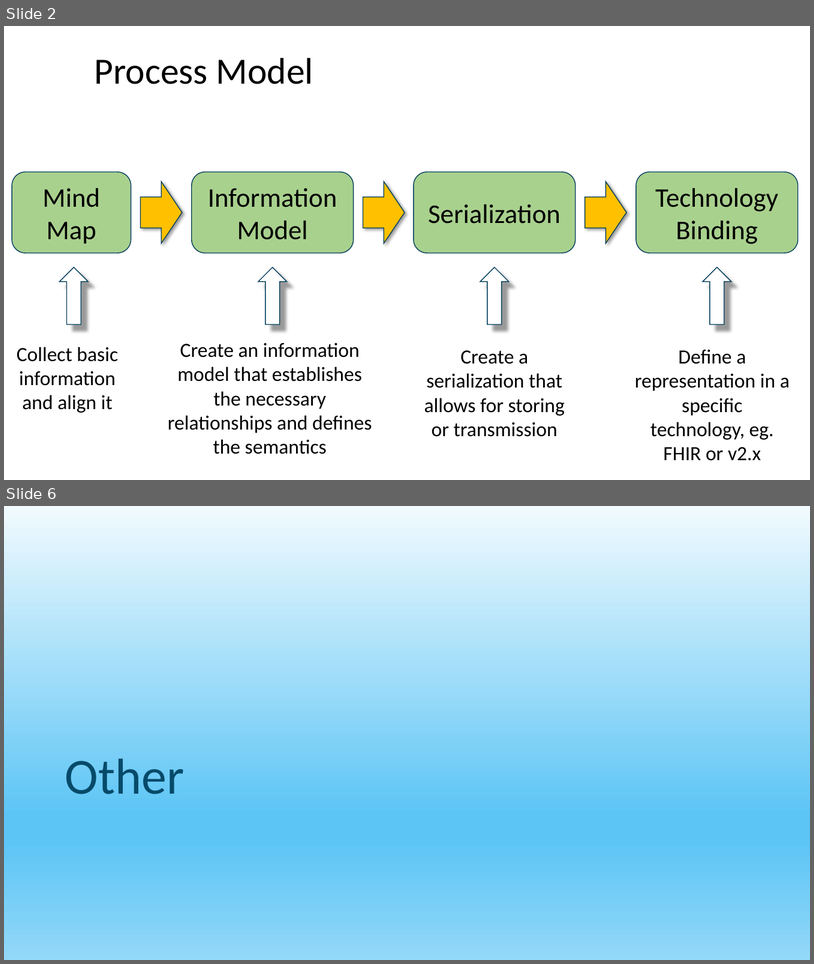
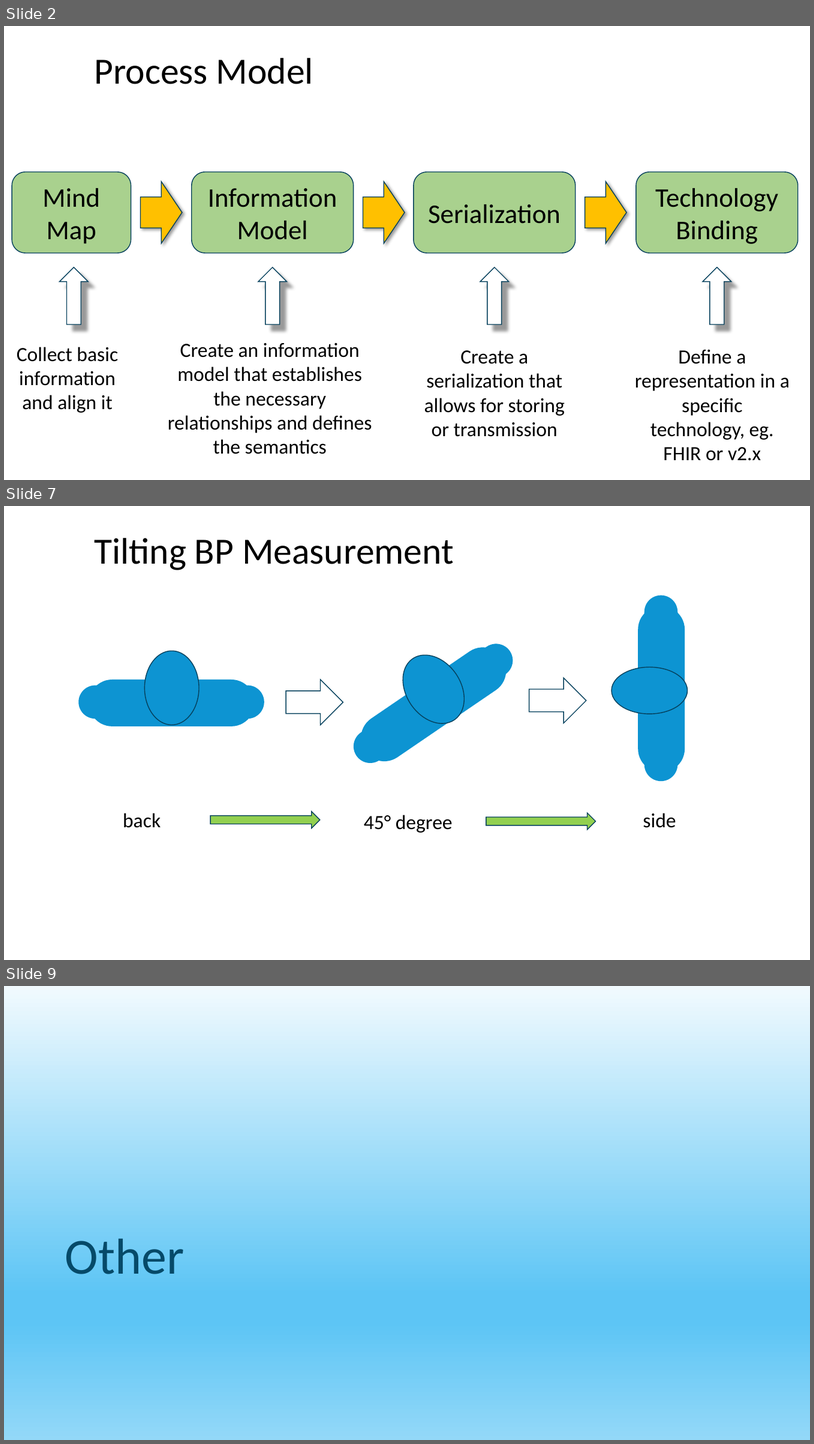
Before and after one commit to frankoemig/bloodpressure, a slide deck: input/images-source/Drawings.pptm. Shown one above the other, each under a label of ours: slides 2 and 6 before the commit, slides 2, 7 and 9 after it; the slides between them are not shown. The pictures are 814x964 and 814x1444 pixels, drawn with LibreOffice and Linux fonts; fonts in the diff are those of the drawing. Boxes give left, top, right and bottom in pixels: in the first picture for what was removed or moved away, otherwise in the second. Text is boxed around its words. In the diff, an @@ line names an element or a change of style, - is before the commit and + after.

```diff
--- a/input/images-source/Drawings.pptm
+++ b/input/images-source/Drawings.pptm
@@ slide 7 added at box(4, 506, 810, 960), background #FFFFFF @@
@@ title added at box(94, 538, 454, 570), 44 pt, text #000000 @@
+Tilting BP Measurement
@@ rounded rectangle added at box(645, 595, 678, 781), fill #0D94D2 @@
@@ rounded rectangle added at box(638, 606, 685, 772), fill #0D94D2 @@
@@ rounded rectangle added at box(347, 637, 519, 769), fill #0D94D2 @@
@@ rounded rectangle added at box(352, 638, 515, 770), fill #0D94D2 @@
@@ ellipse added at box(391, 643, 477, 735), fill #0D94D2, outline #06415C 1 pt @@
@@ ellipse added at box(145, 651, 200, 724), fill #0D94D2, outline #06415C 1 pt @@
@@ ellipse added at box(612, 667, 688, 714), fill #0D94D2, outline #06415C 1 pt @@
@@ rounded rectangle added at box(78, 685, 264, 718), fill #0D94D2 @@
@@ rounded rectangle added at box(89, 679, 254, 726), fill #0D94D2 @@
@@ right arrow added at box(286, 679, 343, 725), outline #06415C 1 pt @@
@@ right arrow added at box(530, 678, 587, 723), outline #06415C 1 pt @@
@@ right arrow added at box(211, 811, 320, 828), fill #92D050, outline #06415C 1 pt @@
@@ text added at box(123, 813, 161, 828), 24 pt, text #000000 @@
+back
@@ text added at box(364, 814, 453, 832), 24 pt, text #000000 @@
+45° degree
@@ right arrow added at box(487, 813, 596, 829), fill #92D050, outline #06415C 1 pt @@
@@ text added at box(643, 813, 676, 828), 24 pt, text #000000 @@
+side
@@ what was slide 6 is now slide 9 @@
```
Also in this commit, not shown: 3 slides changed, 2 other slides added, 16 other files.
